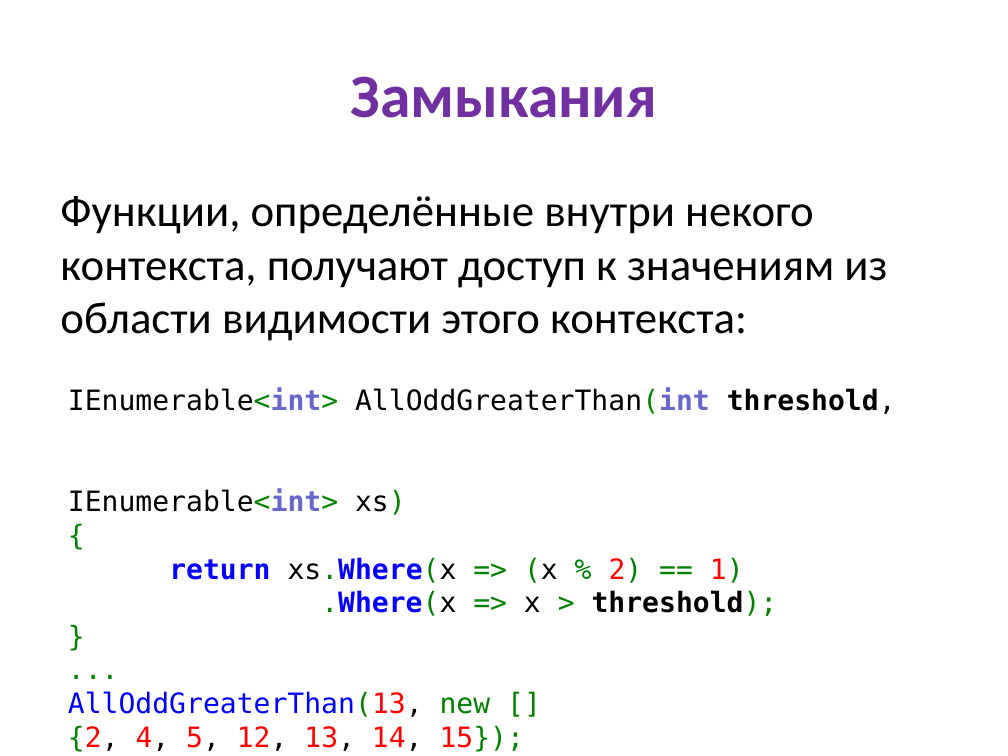
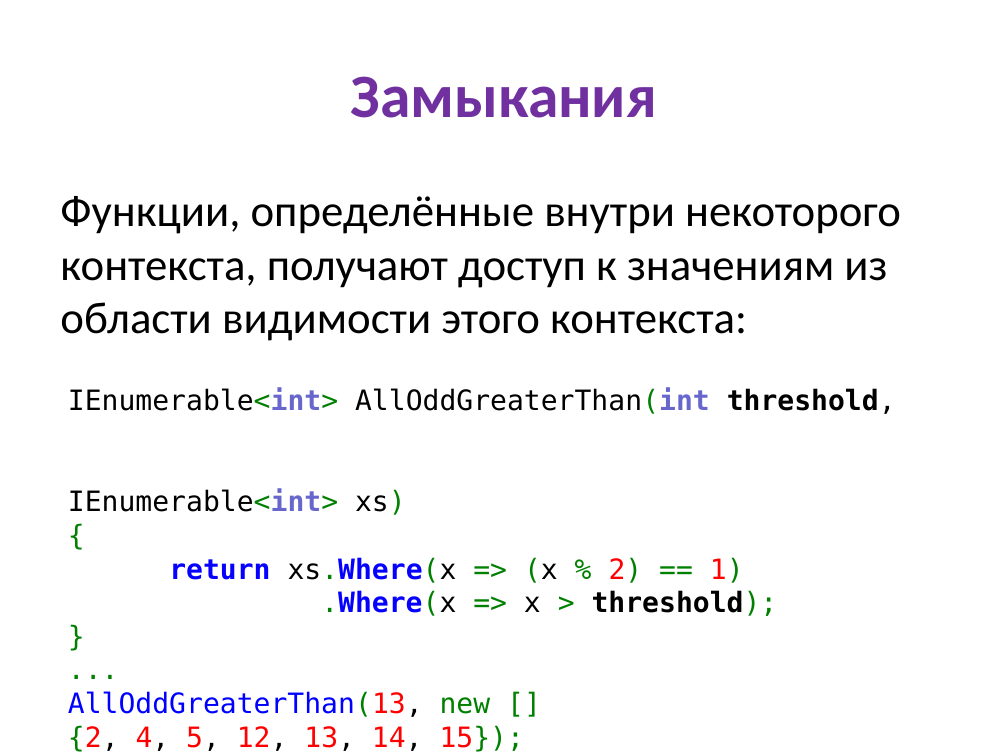
Before and after one commit to kontur-edu/intern-2014, a slide deck: slide 20 of 02-FP/FP in C# 2014.pptx. Drawn at 1008x756 pixels with LibreOffice and Linux fonts; fonts in the diff are those of the drawing. Boxes give left, top, right and bottom in pixels: in the first picture for what was removed or moved away, otherwise in the second. Text is boxed around its words. In the diff, an @@ line names an element or a change of style, - is before the commit and + after.

```diff
--- a/02-FP/FP in C# 2014.pptx
+++ b/02-FP/FP in C# 2014.pptx
@@ text at (60, 196, 901, 341): text changed @@
-Функции, определённые внутри некого контекста, получают доступ к значениям из области видимости этого контекста:
+Функции, определённые внутри некоторого контекста, получают доступ к значениям из области видимости этого контекста:
```
Also in this commit, not shown: 4 other slides changed, 1 slide added, 8 other files.
